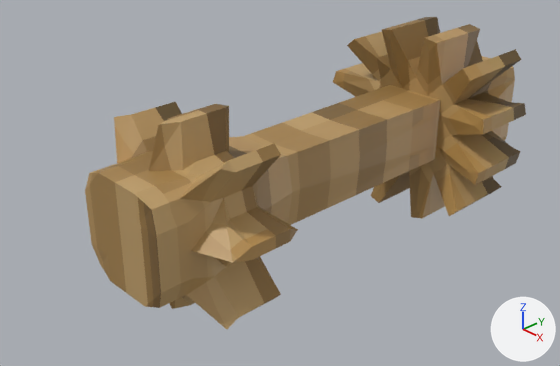
Two versions of the Blender file src/main/resources/assets/projectsteam/objmodels/gearbox_2_inside.blend, one commit apart.
Both versions are drawn from a camera (50 mm lens) standing at (0.839, -0.901, 0.552) and looking at (-0.039, -0.075, -0.04). Arrows for +X, +Y and +Z are at lower right; the lights stay in place.

Names of what the first picture shows: 'connection'.
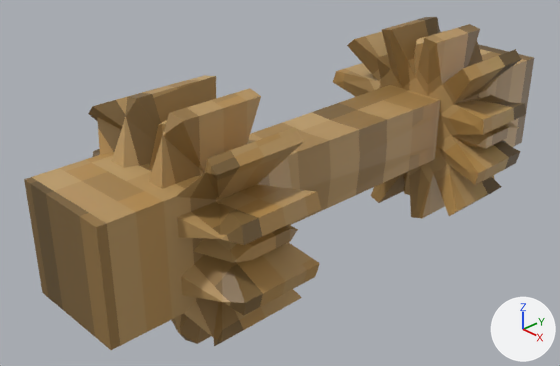
Pixel boxes (x1, y1, x2, y2) of what changed, in the pictures (560 x 366 px):
'big_output', shown (brown)
    after: (24, 75, 321, 350)
'small_output', shown (brown)
    after: (404, 31, 534, 195)

Edits to the bpy script that builds the scene:
```text
Change ob_big_output:
    remove ob_big_output.hide_set(True)
Change ob_small_output:
    remove ob_small_output.hide_set(True)
```
